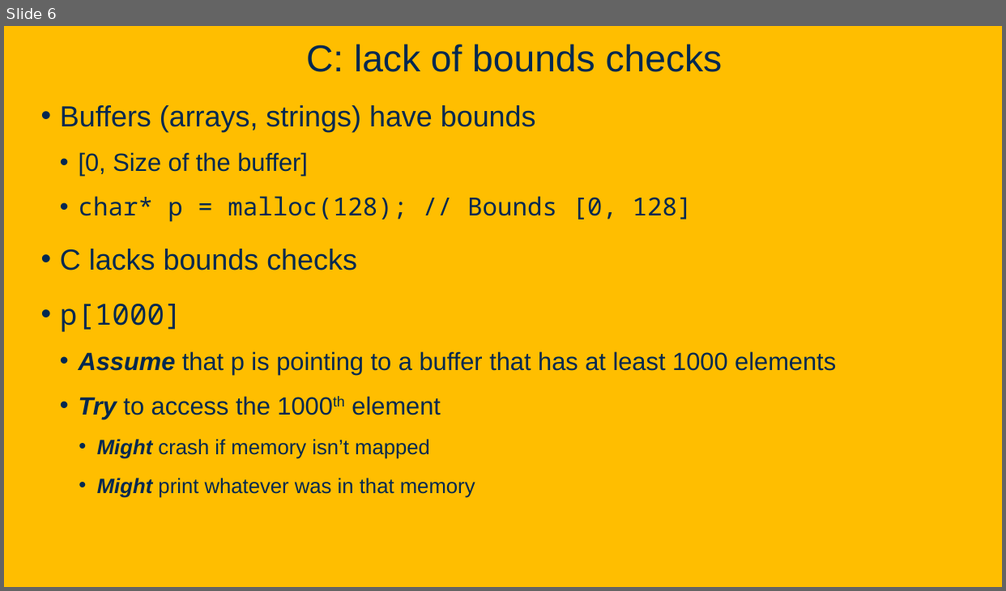
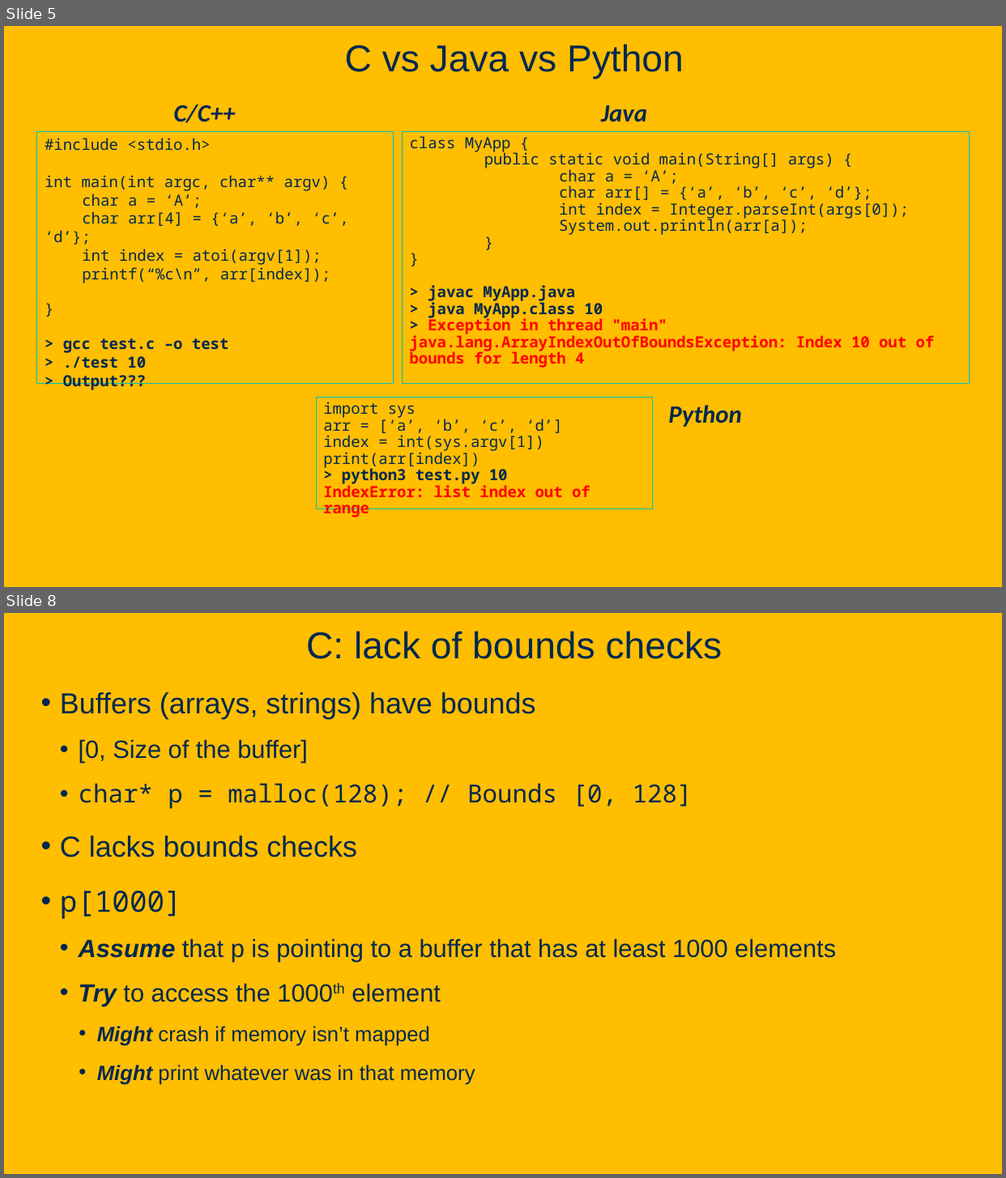
Before and after one commit to davsec-teaching/ecs160-f25, a slide deck: slides/9_software_security.pptx. Shown one above the other, each under a label of ours: slide 6 before the commit, slides 5 and 8 after it; the slides between them are not shown. The pictures are 1006x591 and 1006x1178 pixels, drawn with LibreOffice and Linux fonts; fonts in the diff are those of the drawing; background and template pictures are left out. Boxes give left, top, right and bottom in pixels: in the first picture for what was removed or moved away, otherwise in the second. Text is boxed around its words. In the diff, an @@ line names an element or a change of style, - is before the commit and + after.

```diff
--- a/slides/9_software_security.pptx
+++ b/slides/9_software_security.pptx
@@ slide 5 added at (4,26,1002,587), background picture (left out) @@
@@ title added at (345,44,684,79), 36 pt, text #022850 @@
+C vs Java vs Python
@@ text added at (174,105,236,123), 24 pt, text #022850, bold, italic @@
+C/C++
@@ text added at (601,105,647,122), 24 pt, text #022850, bold, italic @@
+Java
@@ text added at (37,131,394,384), outline #00C4B2 0.75 pt, 14.8 pt, text #022850 @@
+#include <stdio.h>
+int main(int argc, char** argv) {
+char a = ‘A’;
+char arr[4] = {‘a’, ‘b’, ‘c’, ‘d’};
+int index = atoi(argv[1]);
+printf(“%c\n”, arr[index]);
+}
+> gcc test.c –o test
+> ./test 10
+> Output???
@@ text added at (403,131,969,384), outline #00C4B2 0.75 pt, 14.8 pt, text #022850 @@
+class MyApp {
+public static void main(String[] args) {
+char a = ‘A’;
+char arr[] = {‘a’, ‘b’, ‘c’, ‘d’};
+int index = Integer.parseInt(args[0]);
+System.out.println(arr[a]);
+}
+}
+> javac MyApp.java
+> java MyApp.class 10
+> Exception in thread "main" java.lang.ArrayIndexOutOfBoundsException: Index 10 out of bounds for length 4
@@ rectangle added at (316,397,652,509), outline #00C4B2 0.75 pt, 14.8 pt, text #022850 @@
+import sys
+arr = [‘a’, ‘b’, ‘c’, ‘d’]
+index = int(sys.argv[1])
+print(arr[index])
+> python3 test.py 10
+IndexError: list index out of range
@@ text added at (668,405,742,427), 24 pt, text #022850, bold, italic @@
+Python
@@ what was slide 6 is now slide 8 @@
```
Also in this commit, not shown: 1 slide changed, 1 other slide added, 2 other files.
